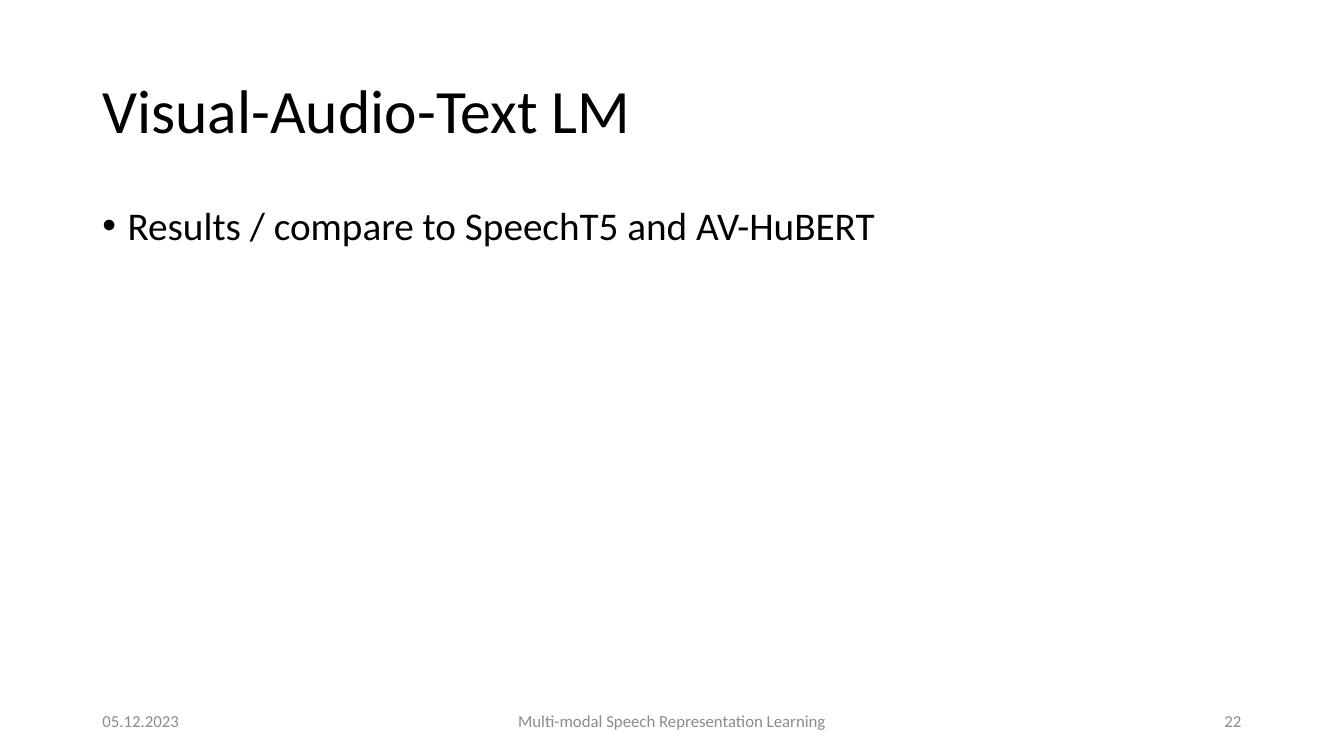
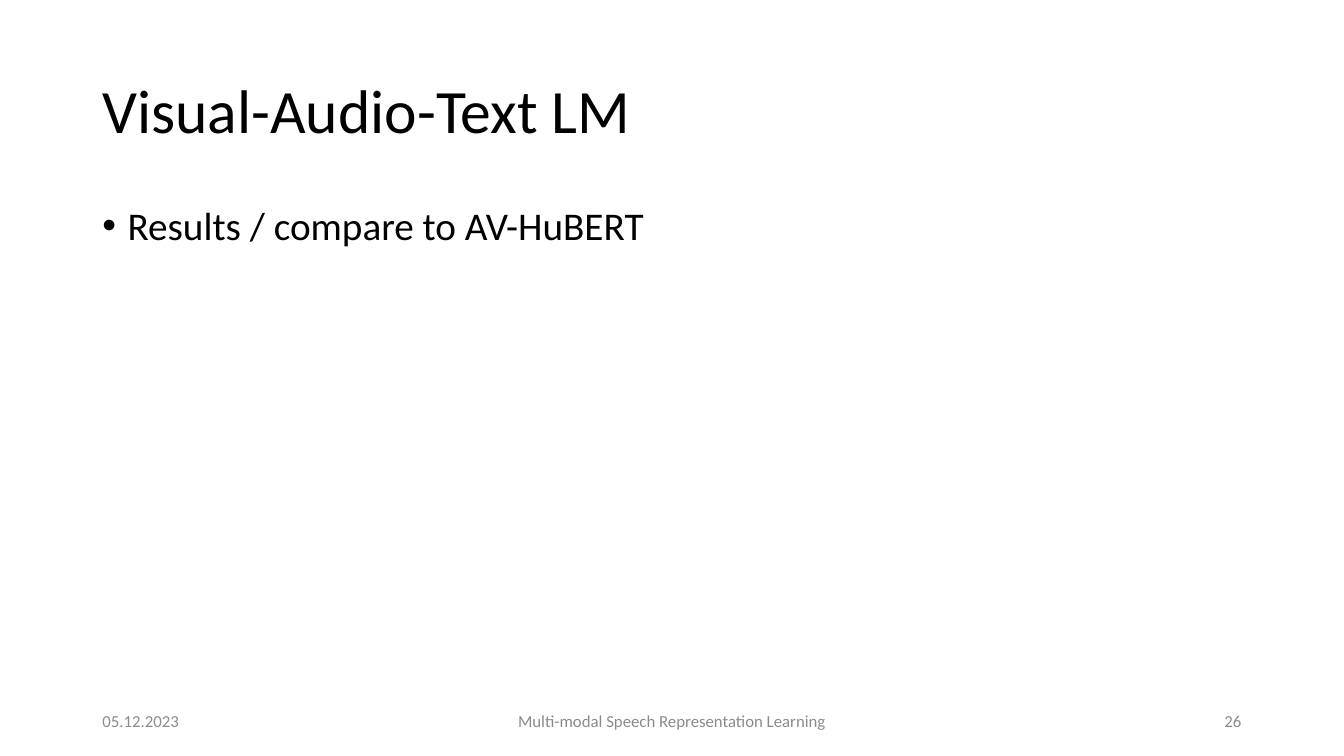
Before and after one commit to carlos-schmidt/nn-seminar, a slide deck: slide 26 of presentation.pptx (slide 22 before the commit). Drawn at 1344x756 pixels with LibreOffice and Linux fonts; fonts in the diff are those of the drawing. Boxes give left, top, right and bottom in pixels: in the first picture for what was removed or moved away, otherwise in the second. Text is boxed around its words. In the diff, an @@ line names an element or a change of style, - is before the commit and + after.

```diff
--- a/presentation.pptx
+++ b/presentation.pptx
@@ text at (x1=128, y1=212, x2=644, y2=247): text changed @@
-• Results / compare to SpeechT5 and AV-HuBERT
+• Results / compare to AV-HuBERT
@@ page number at (x1=1224, y1=716, x2=1241, y2=727): text changed @@
-22
+26
```
Also in this commit, not shown: 8 other slides changed, 4 slides added, 1 other file.
